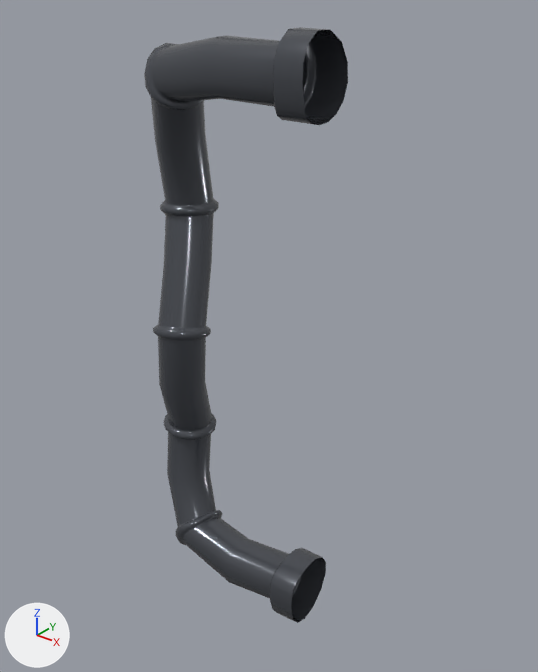
A saved change to the FBX model Assets/Art/Mesh/Static/Miscellaneous/SM_Pipe_01.fbx.
The view is the same before and after, from a 50 mm camera at (26.3, -28.1, 45.1) aimed at (1.9, 2.4, 26.2). Lighting does not change. The marker at lower left points along +X, +Y and +Z. Where no turn or scale is listed for an object, it has been applied to the vertices.

In view in the first picture: 'Pipe_01'.
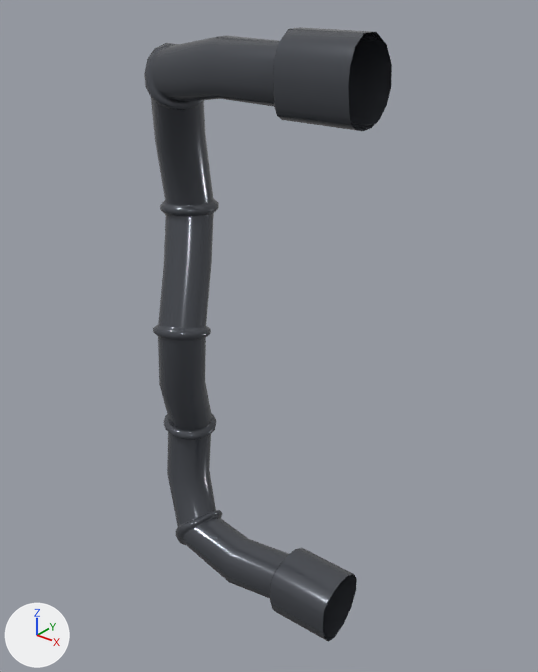
Edits to the bpy script that builds the scene:
```text
Change me_cylinder_008:
    where me_cylinder_008.from_pydata(...)  # 896 vertices, 880 faces; spans x -5.3..7.9, y -0.2..6.2, z -16.5..17.9
    used by ob_pipe_01; location = (-1.21, -1.36, 25.09)
    me_cylinder_008 part 1: all 16 vertices in x 7.7..7.9, y -0.1..3.9, z 13.9..17.9 are moved by (2.3, 0.0, 0.0)
    me_cylinder_008 part 2: all 16 vertices in x 7.6..7.7, y 0.1..4.0, z -16.5..-12.4 are moved by (2.3, 0.0, 0.0)
```

Location of each change, (x1, y1, x2, y2) in pixels of the pictures (538 x 672 px; the box of a moved part takes in the faces that stretch with it):
'Pipe_01', reshaped (21% wider): before (144, 27, 348, 623); after (144, 27, 392, 642)
part 1 of me_cylinder_008, moved or reshaped: before (274, 27, 348, 125); after (274, 27, 392, 131)
part 2 of me_cylinder_008, moved or reshaped: before (271, 548, 326, 623); after (271, 548, 357, 642)
